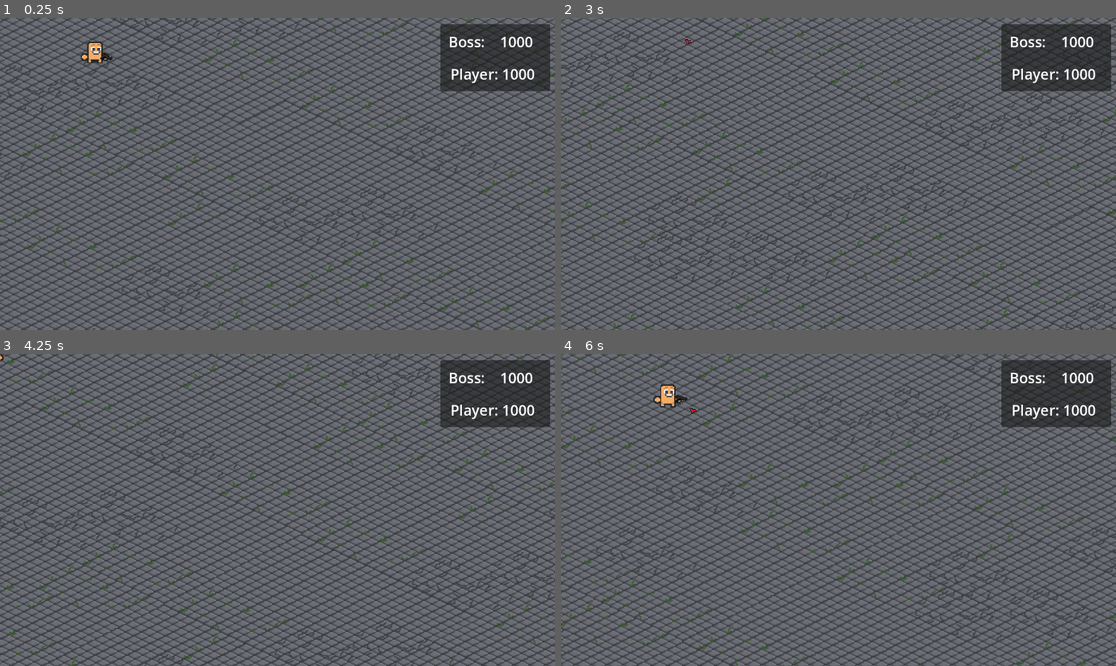
Above: before the commit, frames 1-4 (two rows, left to right).
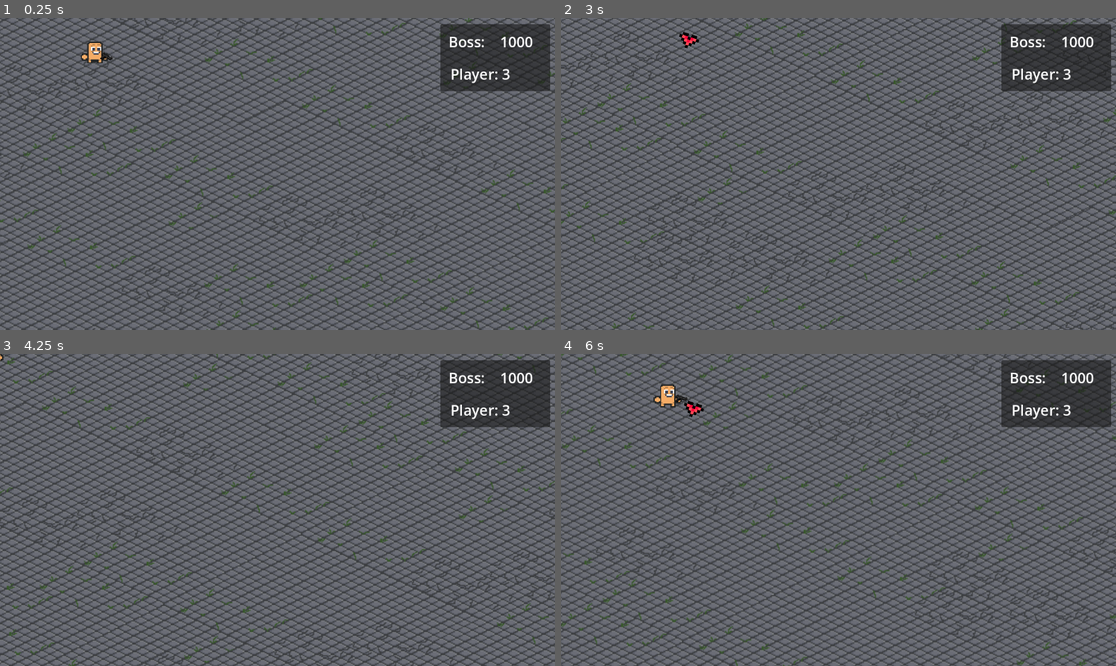
Above: after the commit, the same moments.

Repository: Aartwoo0/fgj24_laughgame
Game: Godot game, scene res://Scenes/Levels/Main.tscn
Same seed, same stepped clock (60 frames per second), same inputs: the game is played once before the commit and once after it.
Inputs (mouse positions are in pixels of both pictures, inside the frame that each line leads up to):
- Up to frame 1 (0.25 s): no input
- Up to frame 2 (3 s): tap Enter at 0.5 s; move the mouse to (960, 158) at 0.52 s; hold D (move_right) 0.53-1.28 s; tap Space (next_weapon) at 0.6, 2.1 s; move the mouse to (727, 189) at 1.27 s; hold S (move_down) 1.28-2.03 s; click (727, 189) at 1.35 s; move the mouse to (894, 105) at 2.02 s; hold D (move_right) 2.03-2.78 s; move the mouse to (810, 236) at 2.77 s; hold W (move_up) from 2.78 s (still down); click (810, 236) at 2.85 s
- Up to frame 3 (4.25 s): move the mouse to (444, 556) at 3.52 s; release W (move_up) at 3.53 s; hold A (move_left) from 3.53 s (still down); tap Space (next_weapon) at 3.6 s
- Up to frame 4 (6 s): move the mouse to (672, 463) at 4.27 s; click (672, 463) at 4.35 s; move the mouse to (866, 510) at 5.02 s; release A (move_left) at 5.03 s; hold S (move_down) 5.03-5.78 s; tap Space (next_weapon) at 5.1 s; move the mouse to (755, 432) at 5.77 s; hold D (move_right) from 5.78 s (still down); click (755, 432) at 5.85 s

The runs differ from the first frame. In frame 1, 0.1% of the frame differs, in the area x 90-97%, y 16-20%; in frame 2, 0.2%, in the area x 21-97%, y 4-20%; in frame 3, 0.1%; in frame 4, 0.2%.
Error before the commit: Invalid assignment of property or key 'visible' with value of type 'bool' on a base object of type 'null instance'. (res://Src/Player.gd:37)
Error after the commit: Invalid assignment of property or key 'visible' with value of type 'bool' on a base object of type 'null instance'. (res://Src/Player.gd:38)

Commit message:
Scaled up bullets Updated player HP

Diff:
--- a/Scenes/Components/bullet.tscn
+++ b/Scenes/Components/bullet.tscn
@@ -38,6 +38,7 @@
 
 [node name="Jacket" type="AnimatedSprite2D" parent="."]
 texture_filter = 1
+scale = Vector2(3, 3)
 sprite_frames = SubResource("SpriteFrames_btbnc")
 
 [node name="Shape" type="CollisionShape2D" parent="."]
--- a/Scenes/Levels/Main.tscn
+++ b/Scenes/Levels/Main.tscn
@@ -79,7 +79,7 @@
 grow_horizontal = 2
 grow_vertical = 2
 theme_override_font_sizes/font_size = 30
-text = "Player: 1000"
+text = "Player: 3"
 vertical_alignment = 1
 
 [connection signal="timeout" from="Gestation" to="." method="_on_spawn"]
--- a/Src/Player.gd
+++ b/Src/Player.gd
@@ -4,7 +4,7 @@
 
 @export var speed : float = 200
 @export var bandolier : Node = null
-@export var health : int = 1000
+@export var health : int = 3
 
 var base_gun_offset_x : int = 10
 var weapon_of_choice : Sprite2D = null
@@ -16,6 +16,7 @@
 
 # Called when the node enters the scene tree for the first time.
 func _ready():
+	player_health.text = 'Player: ' + str(self.health)
 	base_gun_offset_x = $Gun.offset.x
 	weapon_of_choice = $Gun
 
@@ -91,5 +92,5 @@
 
 func _on_enemy_area_entered(enemy_area):
 	if enemy_area is Player:
-		self.health -= 100
+		self.health -= 1
 		player_health.text = 'Player: ' + str(self.health)
